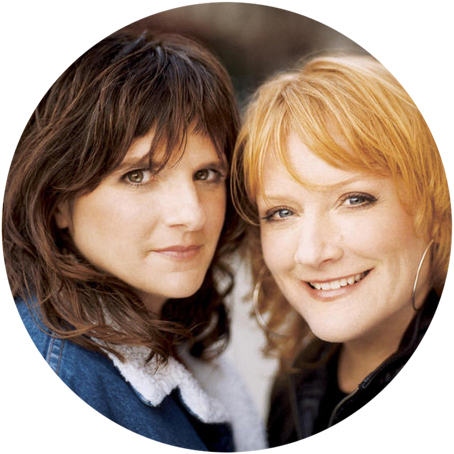
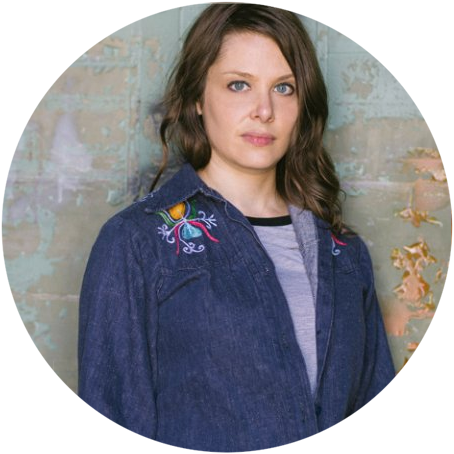
Layered file, before and after one edit (454x454). Changes by layer:
added layer "Layer 3" in group "Group 1" over (x1=1, y1=3, x2=451, y2=453)
